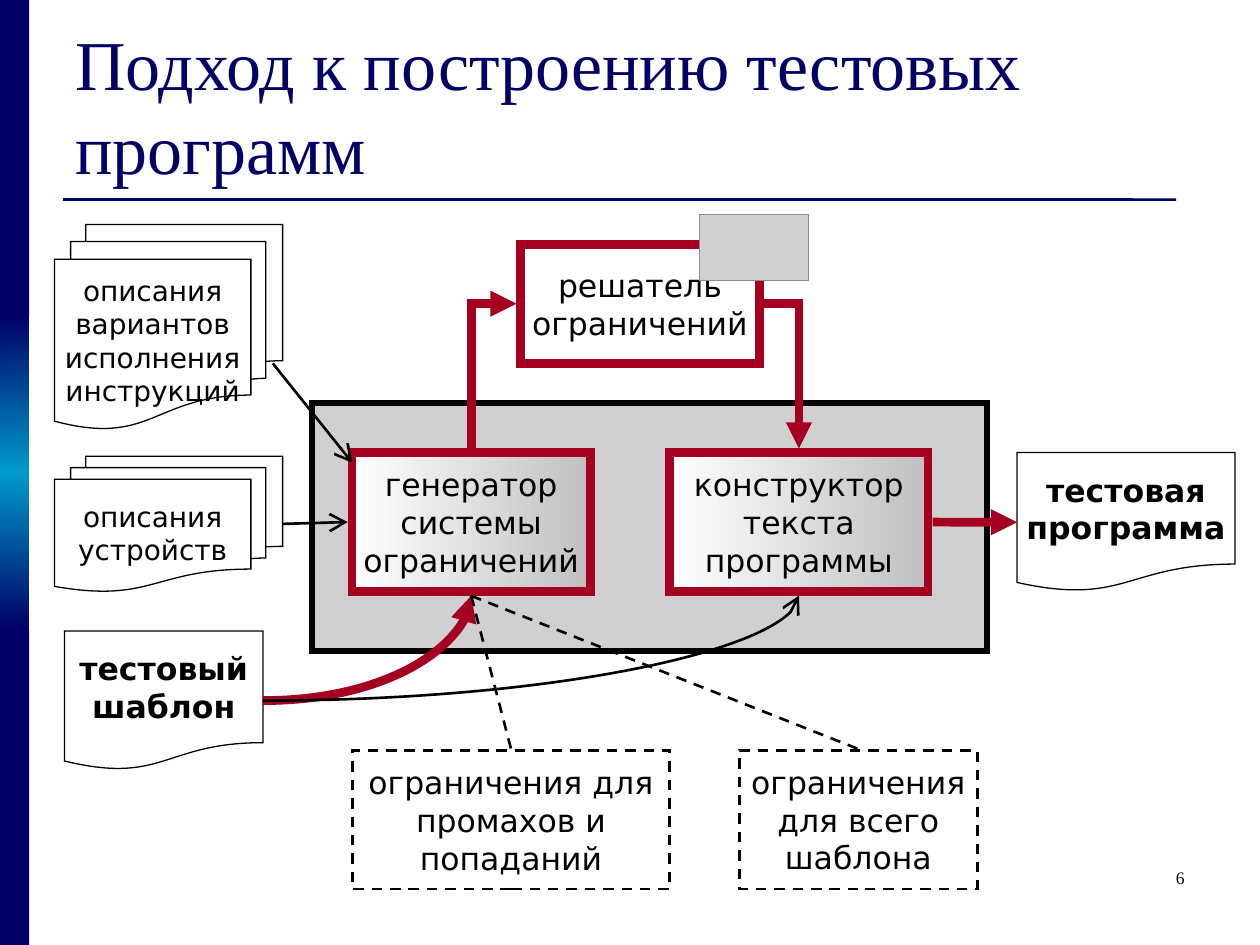
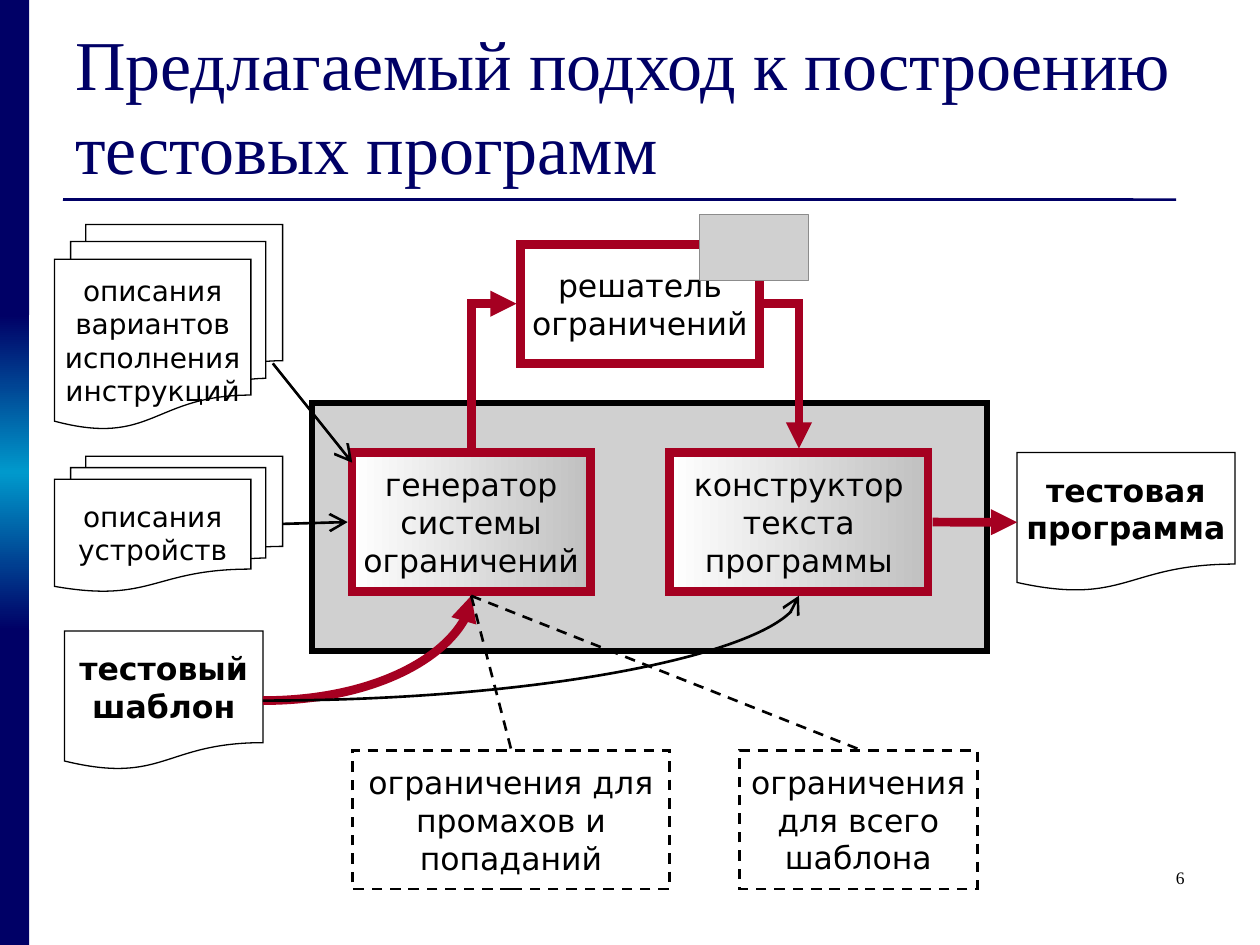
Before and after one commit to kornevgen/tesla-project, a slide deck: slide 6 of papers/THESIS/talks/z2611.ppt. Drawn at 1260x945 pixels with LibreOffice and Linux fonts; fonts in the diff are those of the drawing; grey boxes stand for pictures. Boxes give left, top, right and bottom in pixels: in the first picture for what was removed or moved away, otherwise in the second. Text is boxed around its words. In the diff, an @@ line names an element or a change of style, - is before the commit and + after.

```diff
--- a/papers/THESIS/talks/z2611.ppt
+++ b/papers/THESIS/talks/z2611.ppt
@@ title at (x1=75, y1=42, x2=1170, y2=187): text changed @@
-Подход к построению тестовых программ
+Предлагаемый подход к построению тестовых программ
```
Also in this commit, not shown: 2 other slides changed.
